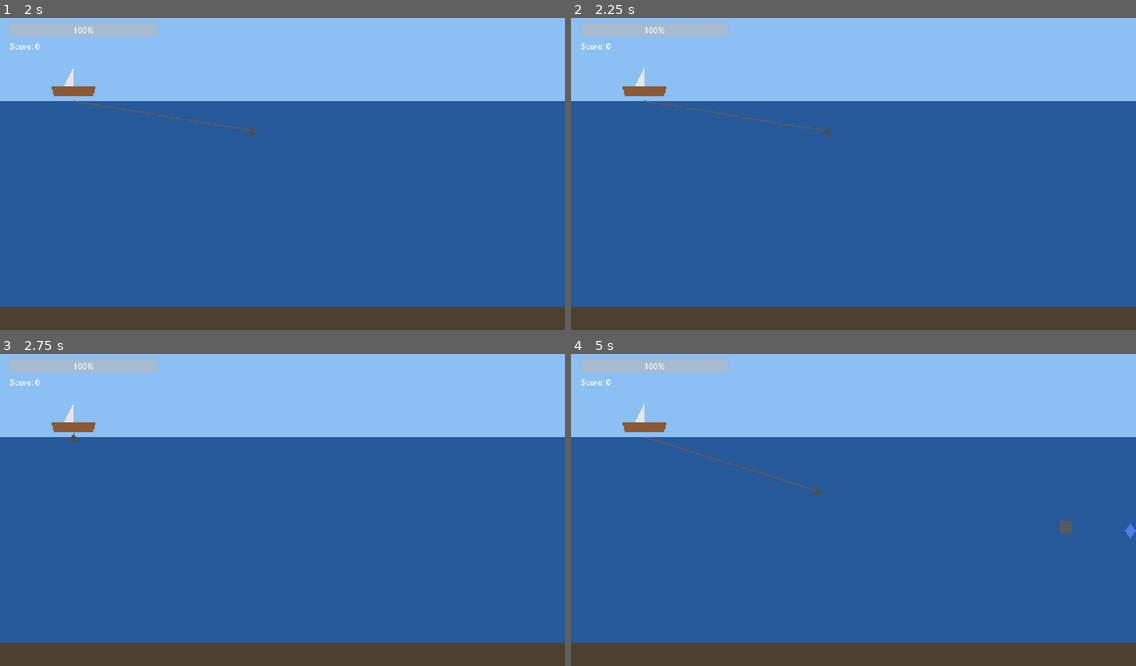
Above: before the commit, frames 1-4 (two rows, left to right).
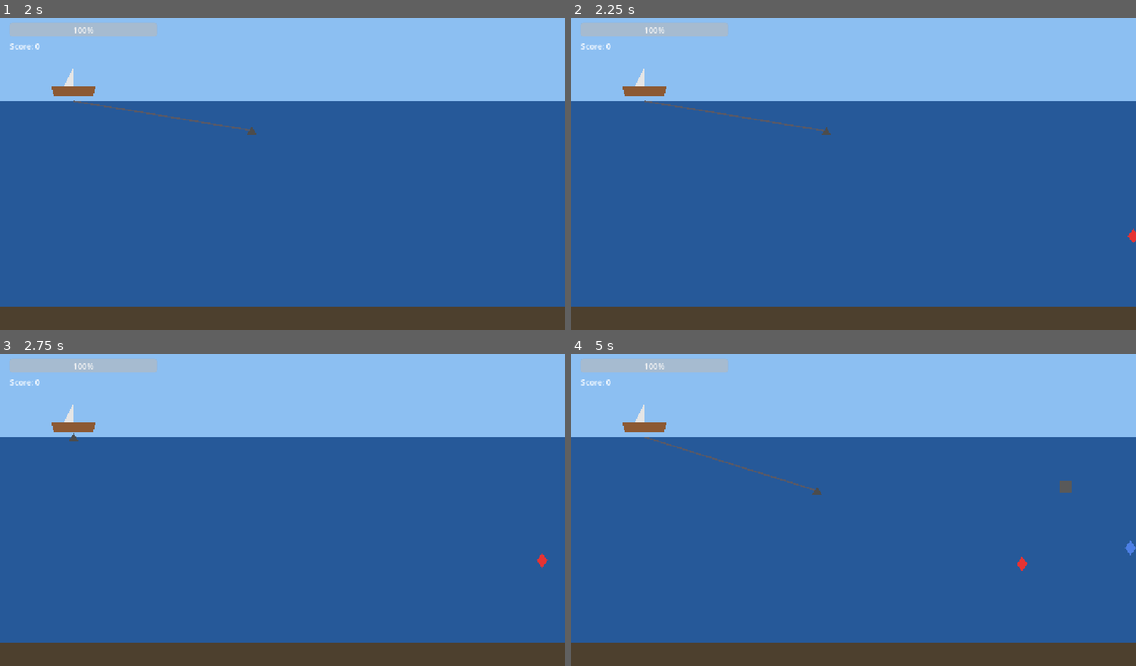
Above: after the commit, the same moments.

Repository: hysonger/anchor-loot
Game: Godot game, scene res://scenes/main.tscn
Two runs of this game, one before a commit and one after it. Both use one fixed random seed, a clock stepped at 60 frames per second and the inputs below.
Inputs (mouse positions are in pixels of both pictures, inside the frame that each line leads up to):
- Up to frame 1 (2 s): click "开始游戏 [Space]" at 0.5 s; tap Enter at 1.25 s; move the mouse to (406, 155) at 1.27 s; click (406, 155) at 1.42 s; tap Space at 1.52 s
- Up to frame 2 (2.25 s): tap Space at 2 s; move the mouse to (740, 186) at 2.02 s; click (740, 186) at 2.17 s
- Up to frame 3 (2.75 s): tap Space at 2.27 s
- Up to frame 4 (5 s): move the mouse to (910, 438) at 2.77 s; click (910, 438) at 2.92 s; move the mouse to (825, 572) at 3.52 s; click (825, 572) at 3.67 s; tap Space at 3.77, 4.52 s; move the mouse to (1023, 553) at 4.27 s; click (1023, 553) at 4.42 s

Frame 1 is identical in both runs. In frame 2, less than 0.1% of the frame differs, in the area x 98-100%, y 67-73%; in frame 3, less than 0.1%; in frame 4, 0.3%, in the area x 79-100%, y 40-70%.
Error before the commit: Parse Error: The member "DAMAGE" already exists in parent class NormalFishItem. (res://scripts/items/aggressive_fish_item.gd:7)

Commit message:
fix(item): resolve GDScript parser errors in aggressive_fish_item and chest_item
aggressive_fish_item.gd: use string extends for cross-file parent class
resolution (filesystem-order-independent). Remove shadowed DAMAGE/SCORE
consts (parent NormalFishItem defines the same names).

chest_item.gd: add explicit : float type to norm variable (:= inference
spans Entry type, which Dictionaries cannot; explicit type resolved).

Diff:
--- a/scripts/items/aggressive_fish_item.gd
+++ b/scripts/items/aggressive_fish_item.gd
@@ -1,11 +1,8 @@
 class_name AggressiveFishItem
-extends NormalFishItem
+extends "res://scripts/items/normal_fish_item.gd"
 # 攻击性鱼：继承普通鱼摆动。进入检测范围后转向朝向船，停顿后直线冲撞。
 
 enum AggroState { PATROL, WINDUP, CHARGE }
-
-const DAMAGE := 35
-const SCORE := 40
 
 var _aggro_state: AggroState = AggroState.PATROL
 var _windup_timer: float = 0.0
@@ -39,7 +36,7 @@
 	rotation = _dir_to_ship().angle()
 
 func _get_damage() -> int:
-	return DAMAGE
+	return 35
 
 func _get_score() -> int:
-	return SCORE
+	return 40
--- a/scripts/items/chest_item.gd
+++ b/scripts/items/chest_item.gd
@@ -28,7 +28,7 @@
 	for entry in LOOT_TABLE:
 		total += entry.weight
 	for entry in LOOT_TABLE:
-		var norm := entry.weight / total
+		var norm: float = entry.weight / total
 		if roll <= norm:
 			return entry.scene
 		roll -= norm
